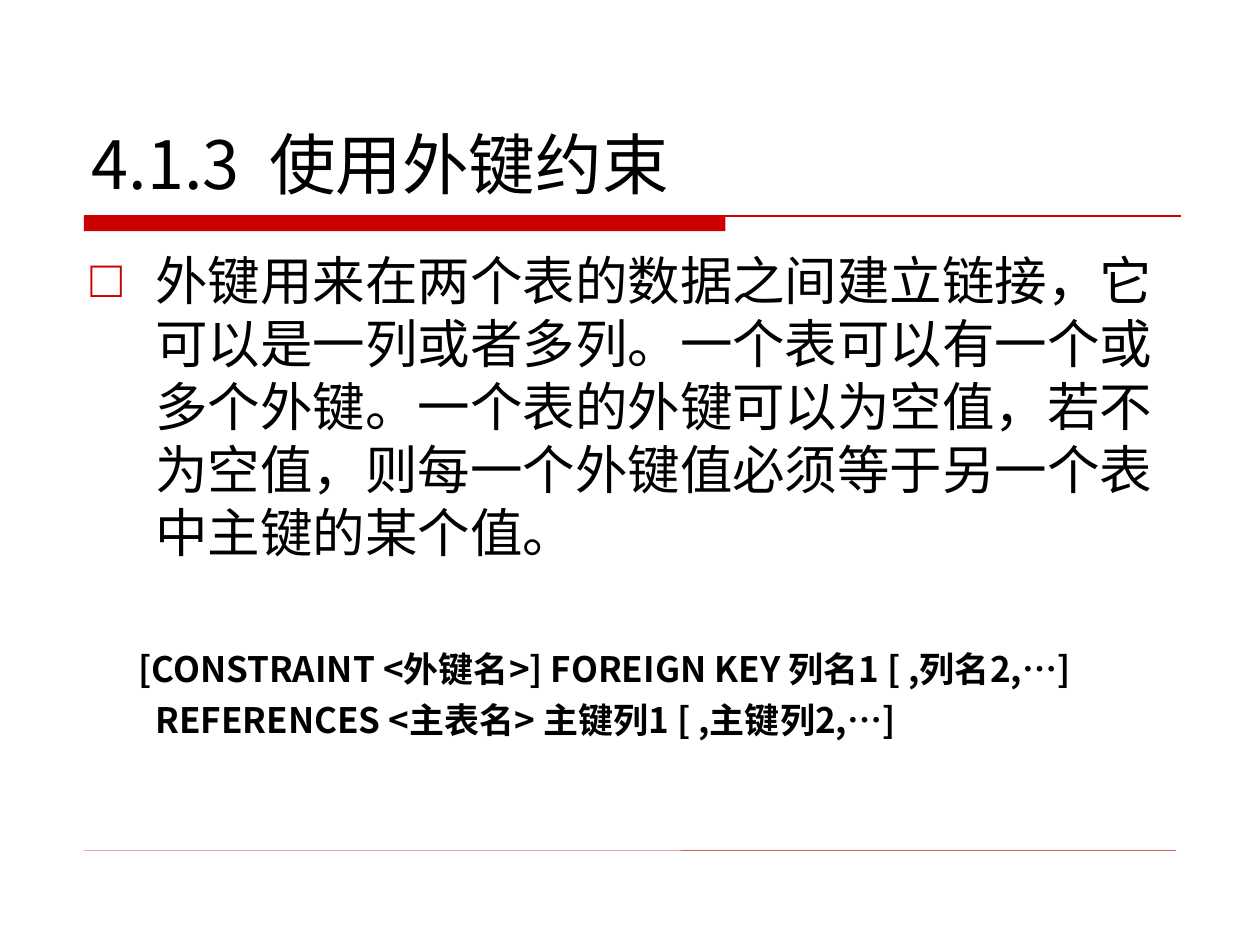
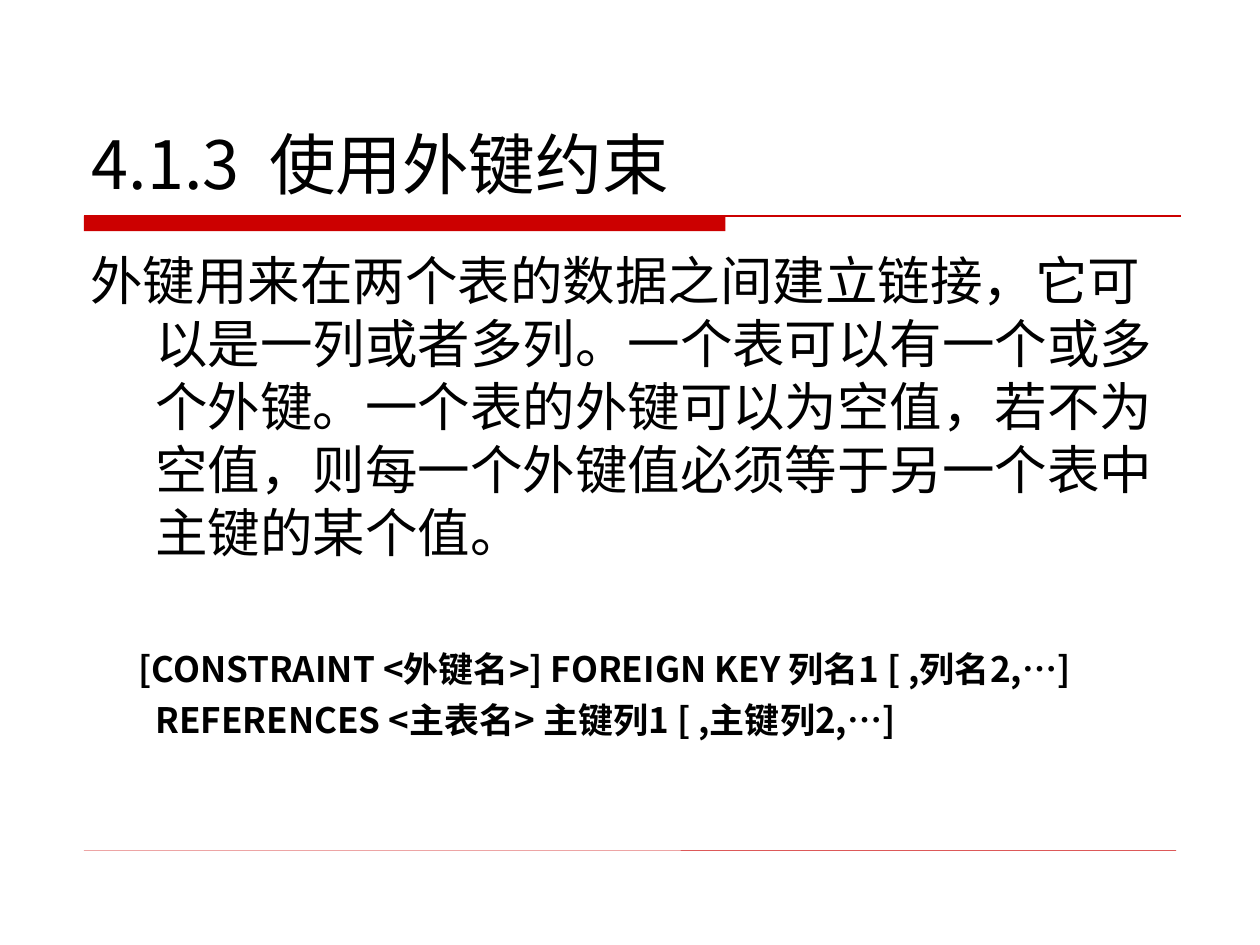
Before and after one commit to tony1989zhang/path, a slide deck: slide 6 of mysql/MySQL 5.7从入门到精通PPT/课本幻灯片/第4章 数据表的基本操作.ppt. Drawn at 1260x945 pixels with LibreOffice and Linux fonts; fonts in the diff are those of the drawing; background and template pictures are left out. Boxes give left, top, right and bottom in pixels: in the first picture for what was removed or moved away, otherwise in the second. Text is boxed around its words. In the diff, an @@ line names an element or a change of style, - is before the commit and + after.

```diff
--- a/mysql/MySQL 5.7从入门到精通PPT/课本幻灯片/第4章 数据表的基本操作.ppt
+++ b/mysql/MySQL 5.7从入门到精通PPT/课本幻灯片/第4章 数据表的基本操作.ppt
@@ text at [90, 255, 1152, 557]: bullet □ to none @@
```
Also in this commit, not shown: 24 other slides changed, 45 other files.
